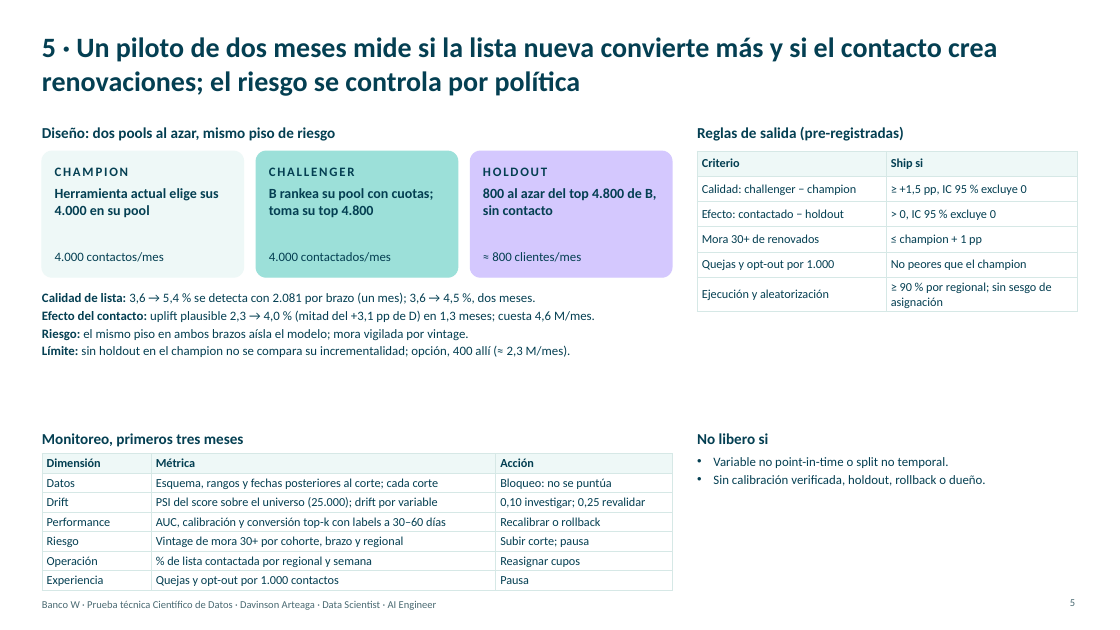
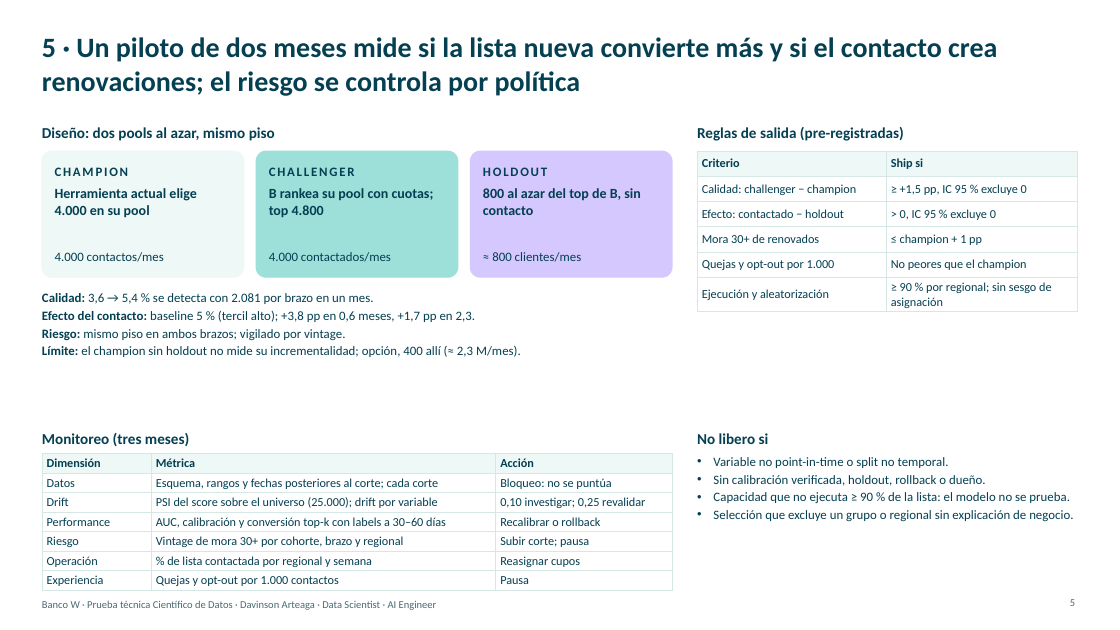
Before and after one commit to DavinsonA/bancow, a slide deck: slide 5 of entregables/BancoW_Priorizacion_Renovaciones_DavinsonArteaga.pptx. Drawn at 1120x630 pixels with LibreOffice and Linux fonts; fonts in the diff are those of the drawing. Boxes give left, top, right and bottom in pixels: in the first picture for what was removed or moved away, otherwise in the second. Text is boxed around its words. In the diff, an @@ line names an element or a change of style, - is before the commit and + after.

```diff
--- a/entregables/BancoW_Priorizacion_Renovaciones_DavinsonArteaga.pptx
+++ b/entregables/BancoW_Priorizacion_Renovaciones_DavinsonArteaga.pptx
@@ text at (x1=42, y1=127, x2=275, y2=141): text changed @@
-Diseño: dos pools al azar, mismo piso de riesgo
+Diseño: dos pools al azar, mismo piso
@@ text at (x1=55, y1=188, x2=196, y2=218): text changed @@
-Herramienta actual elige sus 4.000 en su pool
+Herramienta actual elige 4.000 en su pool
@@ text at (x1=269, y1=188, x2=434, y2=217): text changed @@
-B rankea su pool con cuotas; toma su top 4.800
+B rankea su pool con cuotas; top 4.800
@@ text at (x1=483, y1=188, x2=640, y2=215): text changed @@
-800 al azar del top 4.800 de B, sin contacto
+800 al azar del top de B, sin contacto
@@ text at (x1=42, y1=293, x2=521, y2=357): text changed @@
-• Calidad de lista: 3,6 → 5,4 % se detecta con 2.081 por brazo (un mes); 3,6 → 4,5 %, dos meses.
-• Efecto del contacto: uplift plausible 2,3 → 4,0 % (mitad del +3,1 pp de D) en 1,3 meses; cuesta 4,6 M/mes.
-• Riesgo: el mismo piso en ambos brazos aísla el modelo; mora vigilada por vintage.
-• Límite: sin holdout en el champion no se compara su incrementalidad; opción, 400 allí (≈ 2,3 M/mes).
+• Calidad: 3,6 → 5,4 % se detecta con 2.081 por brazo en un mes.
+• Efecto del contacto: baseline 5 % (tercil alto); +3,8 pp en 0,6 meses, +1,7 pp en 2,3.
+• Riesgo: mismo piso en ambos brazos; vigilado por vintage.
+• Límite: el champion sin holdout no mide su incrementalidad; opción, 400 allí (≈ 2,3 M/mes).
@@ text at (x1=42, y1=433, x2=189, y2=446): text changed @@
-Monitoreo, primeros tres meses
+Monitoreo (tres meses)
@@ text at (x1=713, y1=492, x2=1073, y2=521): paragraphs added @@
+• Capacidad que no ejecuta ≥ 90 % de la lista: el modelo no se prueba.
+• Selección que excluye un grupo o regional sin explicación de negocio.
```
Also in this commit, not shown: 3 other slides changed, 3 other files.
